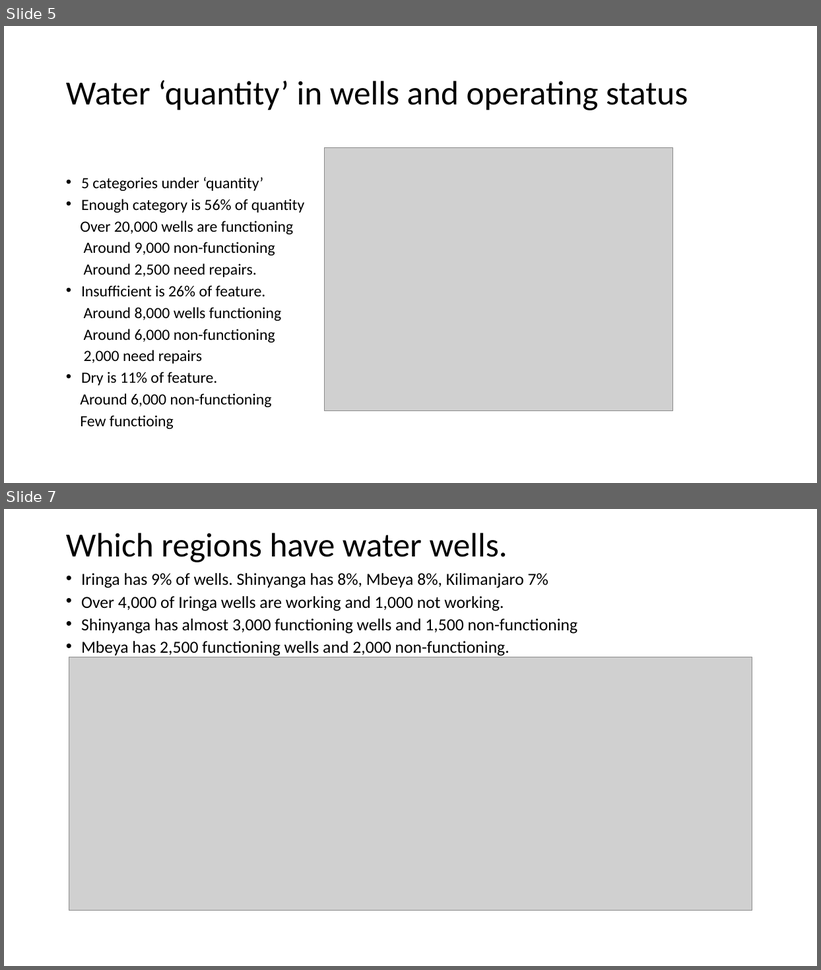
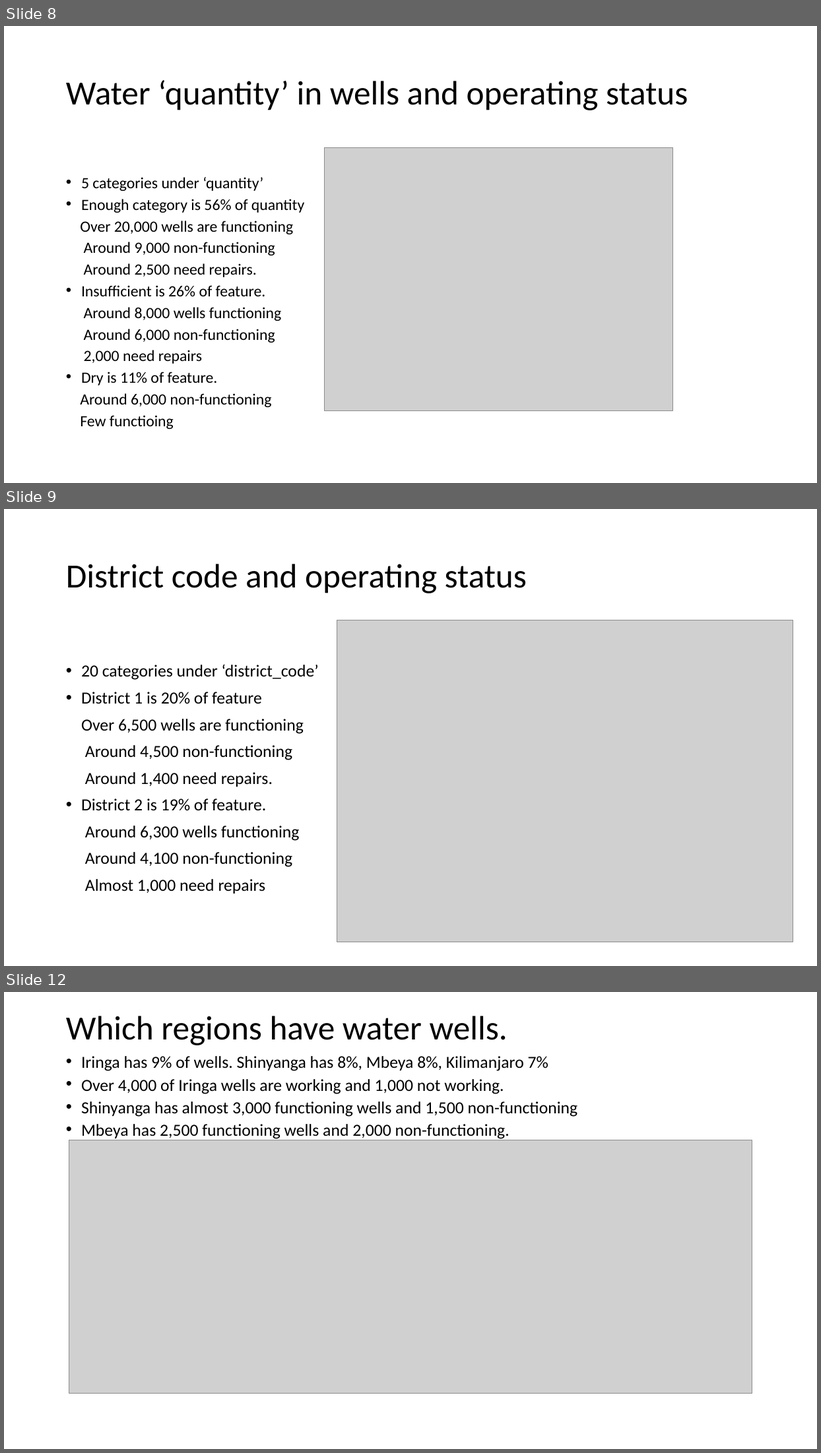
Before and after one commit to davidrtorres/Model-3-Tanzania-Water-Crisis, a slide deck: Presentation1.pptx. Shown one above the other, each under a label of ours: slides 5 and 7 before the commit, slides 8, 9 and 12 after it; the slides between them are not shown. The pictures are 821x970 and 821x1453 pixels, drawn with LibreOffice and Linux fonts; fonts in the diff are those of the drawing; grey boxes stand for pictures. Boxes give left, top, right and bottom in pixels: in the first picture for what was removed or moved away, otherwise in the second. Text is boxed around its words. In the diff, an @@ line names an element or a change of style, - is before the commit and + after.

```diff
--- a/Presentation1.pptx
+++ b/Presentation1.pptx
@@ slide 9 added at box(4, 509, 817, 966), background #FFFFFF @@
@@ title added at box(66, 564, 527, 593), 40 pt, text #000000 @@
+District code and operating status
@@ picture added at box(337, 621, 793, 942) @@
@@ text added at box(81, 664, 319, 894), 20 pt, text #000000 @@
+• 20 categories under ‘district_code’
+• District 1 is 20% of feature
+Over 6,500 wells are functioning
+Around 4,500 non-functioning
+Around 1,400 need repairs.
+• District 2 is 19% of feature.
+Around 6,300 wells functioning
+Around 4,100 non-functioning
+Almost 1,000 need repairs
@@ what was slide 5 is now slide 8 @@
@@ what was slide 7 is now slide 12 @@
```
Also in this commit, not shown: 7 slides changed, 2 other slides added, 3 other files.
